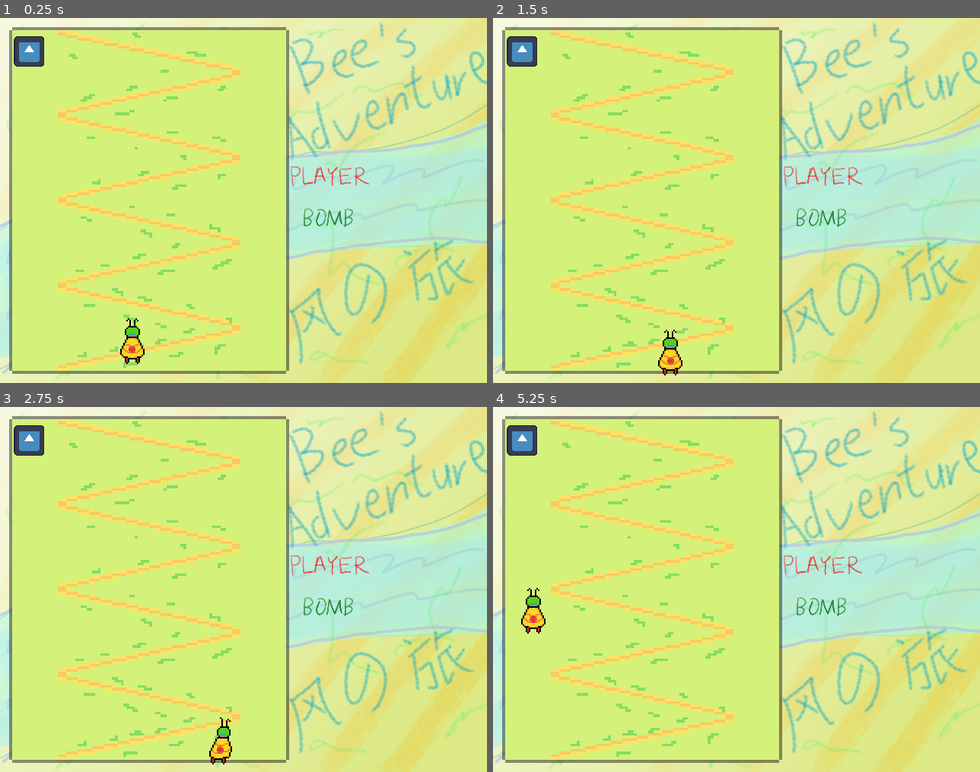
Above: before the commit, frames 1-4 (two rows, left to right).
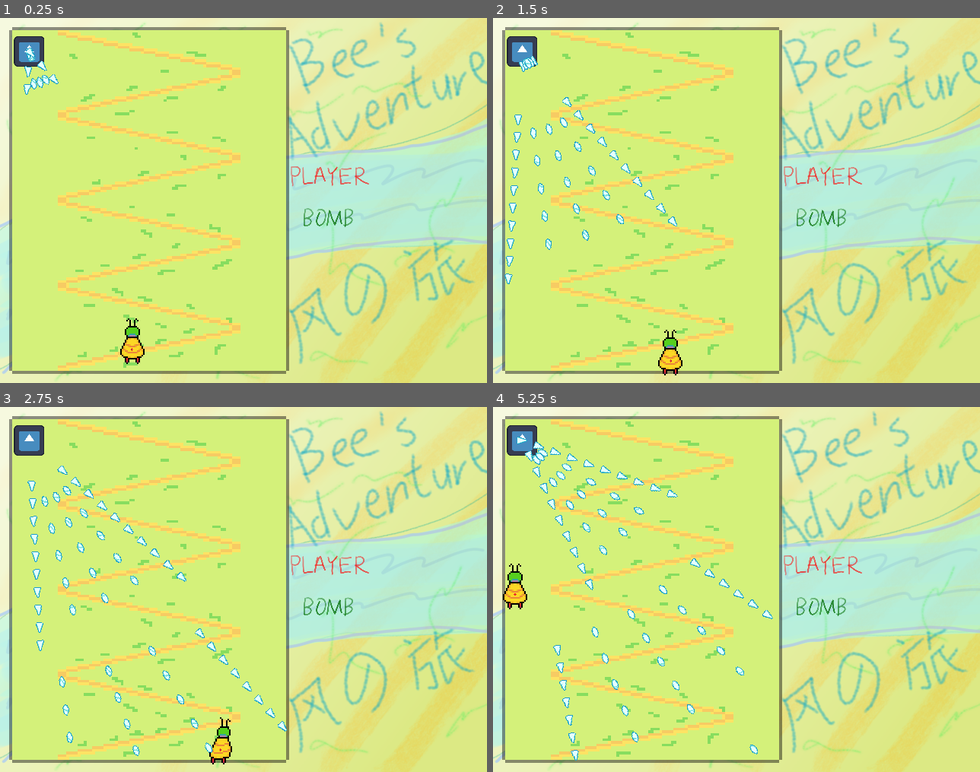
Above: after the commit, the same moments.

Repository: 2192375d/Bee-s-Adventure
Game: Godot game, scene res://game/main-game/main-game.tscn
Two runs of this game, one before a commit and one after it. Both use one fixed random seed, a clock stepped at 60 frames per second and the inputs below. The engine's default icon, where the game draws it, is replaced by a stand-in: a white triangle on a blue panel in a dark square.
Inputs:
- Up to frame 1 (0.25 s): no input
- Up to frame 2 (1.5 s): hold Right (right) 0.53-1.28 s; hold Shift (focus) 0.53-1.28 s; hold Down (down) from 1.28 s (still down); tap Shift (focus) at 1.35 s
- Up to frame 3 (2.75 s): release Down (down) at 2.03 s; hold Right (right) from 2.03 s (still down); hold Shift (focus) from 2.03 s (still down)
- Up to frame 4 (5.25 s): release Right (right) at 2.78 s; release Shift (focus) at 2.78 s; hold Up (up) 2.78-3.53 s; tap Shift (focus) at 2.85, 4.35 s; hold Shift (focus) 3.53-4.28 s; hold Left (left) 3.53-5.03 s; hold Down (down) from 5.03 s (still down); hold Shift (focus) from 5.03 s (still down)

The runs differ from the first frame. In frame 1, 0.3% of the frame differs, in the area x 4-28%, y 8-92%; in frame 2, 1.2%; in frame 3, 1.7%; in frame 4, 2.6%, in the area x 2-58%, y 8-97%.

Commit message:
completed other stuffs

Diff:
--- a/action/action.gd
+++ b/action/action.gd
@@ -2,4 +2,9 @@
 
 extends Resource
 
-@abstract func run(context: ActionContext) -> void
+var actor: Node2D
+
+@abstract func run() -> void
+
+func setup(new_actor: Node2D) -> void:
+	actor = new_actor
--- /dev/null
+++ b/action/action_attack_general1.gd
@@ -0,0 +1,45 @@
+extends Action
+
+
+class_name ActionAttackGeneral1
+
+@export var central_bullet_scene: PackedScene
+@export var side_bullet_scene: PackedScene
+
+@export var delay1: float # for central
+@export var speed1: float # for side
+@export var delay2: float
+@export var speed2: float
+@export var number_of_repeats: int # on central attack
+
+var player_angle: float
+
+var action_complete: bool = false
+
+func central_attack() -> void:
+	const ANGLE = PI / 16
+
+	for i in range(number_of_repeats):
+		Utils.spawn_straight_bullet(actor.position, central_bullet_scene, speed1, player_angle + ANGLE)
+		Utils.spawn_straight_bullet(actor.position, central_bullet_scene, speed1, player_angle - ANGLE)
+		Utils.spawn_straight_bullet(actor.position, central_bullet_scene, speed1, player_angle)
+		await Utils.wait(delay1)
+
+	action_complete = true
+
+func side_attack() -> void:
+	const ANGLE = PI / 8
+
+	while !action_complete:
+		Utils.spawn_straight_bullet(actor.position, side_bullet_scene, speed2, player_angle + ANGLE)
+		Utils.spawn_straight_bullet(actor.position, side_bullet_scene, speed2, player_angle - ANGLE)
+		await Utils.wait(delay2)
+
+func run() -> void:
+	action_complete = false
+	player_angle = Utils.get_player_angle(actor.position)
+	assert(actor != null)
+
+
+	side_attack()
+	await central_attack()
--- a/action/action_context.gd
+++ /dev/null
@@ -1,13 +0,0 @@
-class_name ActionContext
-
-extends RefCounted
-
-var owner: Node2D
-var direction: float = NAN
-
-
-func copy() -> ActionContext:
-	var context: ActionContext = ActionContext.new()
-	context.owner = owner
-	context.direction = direction
-	return context
--- a/action/action_modify_context.gd
+++ /dev/null
@@ -1,20 +0,0 @@
-extends Action
-
-class_name ActionModifyContext
-
-@export var action: Action
-
-func run(context: ActionContext) -> void:
-	assert(action != null)
-	assert(context.owner != null)
-
-	var child_context: ActionContext = context.copy()
-	child_context.direction = _get_direction(context)
-
-	@warning_ignore("redundant_await")
-	await action.run(child_context)
-
-
-func _get_direction(context: ActionContext) -> float:
-	var difference: Vector2 = GameSession.get_player().position - context.owner.position
-	return difference.angle()
--- /dev/null
+++ b/action/action_move.gd
@@ -0,0 +1,7 @@
+extends Action
+
+@export var displacement: Vector2
+
+# Called when the node enters the scene tree for the first time.
+func run() -> void:
+	assert(actor)
--- a/action/action_repeat_action.gd
+++ b/action/action_repeat_action.gd
@@ -6,10 +6,11 @@
 @export var delay: float
 @export var number_of_repeats: int
 
-func run(context: ActionContext) -> void:
+func run() -> void:
 	assert(action != null)
 
 	for i in range(number_of_repeats):
+		action.setup(actor)
 		@warning_ignore("redundant_await")
-		await action.run(context)
+		await action.run()
 		await Utils.wait(delay)
--- a/action/action_run_parallel.gd
+++ b/action/action_run_parallel.gd
@@ -5,7 +5,10 @@
 @export var actions: Array[Action]
 
 
-func run(context: ActionContext) -> void:
+func run() -> void:
+	assert(actor != null)
+
 	for action: Action in actions:
 		assert(action != null)
-		action.run(context)
+		action.setup(actor)
+		action.run()
--- a/action/action_shoot_bullet.gd
+++ b/action/action_shoot_bullet.gd
@@ -1,40 +1,14 @@
-@tool
 extends Action
 class_name ActionShootBullet
 
-enum Mode {
-	FIXED_DIRECTION = 0,
-	CONTEXT_DIRECTION = 1,
-	PLAYER_DIRECTION = 2,
-}
-
 @export var bullet_scene: PackedScene
-@export var mode: Mode = Mode.FIXED_DIRECTION:
-	set(value):
-		mode = value
-		notify_property_list_changed()
 @export var angle: float = PI / 2
 @export var speed: float = 200
 
 
-func _validate_property(property: Dictionary) -> void:
-	if property.name == "angle" and mode != Mode.FIXED_DIRECTION:
-		property.usage = PROPERTY_USAGE_NO_EDITOR
-
-
-func run(context: ActionContext) -> void:
-	assert(context.owner != null)
+func run() -> void:
+	assert(owner != null)
 
 	var bullet: Bullet = bullet_scene.instantiate()
-	bullet.setup(context.owner.position, speed, _get_direction(context))
+	bullet.setup(owner.position, speed, angle)
 	GameSession.get_game().add_child(bullet)
-
-
-func _get_direction(context: ActionContext) -> float:
-	if mode == Mode.CONTEXT_DIRECTION:
-		assert(not is_nan(context.direction))
-		return context.direction
-	if mode == Mode.PLAYER_DIRECTION:
-		var difference: Vector2 = GameSession.get_player().position - context.owner.position
-		return difference.angle()
-	return angle
--- a/action/action_spawn_enemy.gd
+++ b/action/action_spawn_enemy.gd
@@ -12,7 +12,7 @@
 @export var actions: Array[Action]
 @export var hp: int
 
-func run(_context: ActionContext) -> void:
+func run() -> void:
 	var enemy: Enemy = enemy_scene.instantiate()
 	enemy.setup(spawnpoint.get_position(), actions, hp)
 	GameSession.get_game().add_child(enemy)
--- /dev/null
+++ b/action/resources/action_attack_general1.tres
@@ -0,0 +1,16 @@
+[gd_resource type="Resource" script_class="ActionAttackGeneral1" format=3 uid="uid://pub78m0q8a1r"]
+
+[ext_resource type="Script" uid="uid://cw84ppdwqxdnq" path="res://action/action_attack_general1.gd" id="1_hny3b"]
+[ext_resource type="PackedScene" uid="uid://vf5gjkugss73" path="res://bullet/bullet-shard.tscn" id="1_kpkho"]
+[ext_resource type="PackedScene" uid="uid://cbr6n8jecj1l7" path="res://bullet/bullet-spike.tscn" id="3_5npab"]
+
+[resource]
+script = ExtResource("1_hny3b")
+central_bullet_scene = ExtResource("1_kpkho")
+side_bullet_scene = ExtResource("3_5npab")
+delay1 = 0.2
+speed1 = 170.0
+delay2 = 0.1
+speed2 = 200.0
+number_of_repeats = 5
+metadata/_custom_type_script = "uid://cw84ppdwqxdnq"
--- a/action/resources/action_shoot_trial1.tres
+++ /dev/null
@@ -1,11 +0,0 @@
-[gd_resource type="Resource" script_class="ActionModifyContext" format=3 uid="uid://vxhoy4xt8100"]
-
-[ext_resource type="Script" uid="uid://pmx0t0cgl0ib" path="res://action/action_modify_context.gd" id="1_am276"]
-
-[sub_resource type="Resource" id="Resource_am276"]
-script = ExtResource("1_am276")
-metadata/_custom_type_script = "uid://pmx0t0cgl0ib"
-
-[resource]
-script = ExtResource("1_am276")
-action = SubResource("Resource_am276")
--- /dev/null
+++ b/action/resources/action_spawn_enemy_template.tres
@@ -0,0 +1,27 @@
+[gd_resource type="Resource" script_class="ActionSpawnEnemy" format=3 uid="uid://dcg4fiyvpxsgr"]
+
+[ext_resource type="Script" uid="uid://dp28skslf804j" path="res://action/action.gd" id="1_m774a"]
+[ext_resource type="Resource" uid="uid://pub78m0q8a1r" path="res://action/resources/action_attack_general1.tres" id="2_t2cux"]
+[ext_resource type="PackedScene" uid="uid://cl8xwiou2wf3k" path="res://enemy/scenes/enemy.tscn" id="2_wo6a1"]
+[ext_resource type="Script" uid="uid://dj4hhcd7330cv" path="res://action/action_repeat_action.gd" id="3_8iw7h"]
+[ext_resource type="Script" uid="uid://dun0eliyueoin" path="res://action/action_spawn_enemy.gd" id="3_t2cux"]
+[ext_resource type="Script" uid="uid://xy43mn27kw1u" path="res://position_data.gd" id="4_8iw7h"]
+
+[sub_resource type="Resource" id="Resource_bpng5"]
+script = ExtResource("3_8iw7h")
+action = ExtResource("2_t2cux")
+delay = 0.3
+number_of_repeats = 5
+metadata/_custom_type_script = "uid://dj4hhcd7330cv"
+
+[sub_resource type="Resource" id="Resource_dpd4g"]
+script = ExtResource("4_8iw7h")
+metadata/_custom_type_script = "uid://xy43mn27kw1u"
+
+[resource]
+script = ExtResource("3_t2cux")
+enemy_scene = ExtResource("2_wo6a1")
+spawnpoint = SubResource("Resource_dpd4g")
+actions = Array[ExtResource("1_m774a")]([SubResource("Resource_bpng5")])
+hp = 5
+metadata/_custom_type_script = "uid://dun0eliyueoin"
--- a/autoloads/utils.gd
+++ b/autoloads/utils.gd
@@ -3,3 +3,18 @@
 # async function, creates a new timer, waits for time_interval seconds
 func wait(time_interval: float) -> void:
 	await get_tree().create_timer(time_interval).timeout
+
+func spawn_straight_bullet(
+		spawnpoint: Vector2,
+		bullet_scene: PackedScene,
+		speed: float,
+		angle: float
+	) -> void:
+	assert(GameSession.game != null)
+
+	var bullet: Bullet = bullet_scene.instantiate()
+	bullet.setup(spawnpoint, speed, angle)
+	GameSession.get_game().add_child(bullet)
+
+func get_player_angle(current_position: Vector2) -> float:
+	return (GameSession.get_player().position - current_position).angle()
--- a/bullet/bullet-shard.tscn
+++ b/bullet/bullet-shard.tscn
@@ -115,5 +115,4 @@
 sprite_frames = SubResource("SpriteFrames_56lgj")
 frame_progress = 0.9406068
 
-[connection signal="area_entered" from="." to="." method="_on_area_entered"]
 [connection signal="body_entered" from="." to="." method="_on_body_entered"]
--- a/bullet/bullet-spike.tscn
+++ b/bullet/bullet-spike.tscn
@@ -29,5 +29,4 @@
 [node name="CollisionPolygon2D" type="CollisionPolygon2D" parent="." unique_id=1547567186]
 polygon = PackedVector2Array(-6, -4, 6, 0, -6, 4)
 
-[connection signal="area_entered" from="." to="." method="_on_area_entered"]
 [connection signal="body_entered" from="." to="." method="_on_body_entered"]
--- a/bullet/bullet.gd
+++ b/bullet/bullet.gd
@@ -23,5 +23,3 @@
 func _on_body_entered(body: Node2D) -> void:
 	if body.is_in_group("Border"):
 		queue_free()
-	if body is Player:
-		print("player hit!")
--- a/enemy/enemy.gd
+++ b/enemy/enemy.gd
@@ -11,11 +11,9 @@
 	position = spawnpoint
 
 func _ready() -> void:
-	var context: ActionContext = ActionContext.new()
-	context.owner = self
-
 	for action: Action in actions:
+		action.setup(self)
 		@warning_ignore("redundant_await")
-		await action.run(context)
+		await action.run()
 
 	print("enemy: ", self , ", action complete")
--- a/game/chapter/chapter.gd
+++ b/game/chapter/chapter.gd
@@ -6,10 +6,9 @@
 
 func run() -> void:
 	print("chapter: ", self, " started")
-	var context: ActionContext = ActionContext.new()
 
 	for action: Action in actions:
 		@warning_ignore("redundant_await")
-		await action.run(context)
+		await action.run()
 
 	print("chatper: ", self, " ended")
--- a/game/game.tscn
+++ b/game/game.tscn
@@ -4,25 +4,12 @@
 [ext_resource type="Script" uid="uid://cvng41fh2rs6r" path="res://game/chapter/chapter.gd" id="2_4fuuu"]
 [ext_resource type="PackedScene" uid="uid://baxmvecpiqym3" path="res://player/Player.tscn" id="2_vasa2"]
 [ext_resource type="Script" uid="uid://dp28skslf804j" path="res://action/action.gd" id="3_dxrkv"]
-[ext_resource type="PackedScene" uid="uid://cl8xwiou2wf3k" path="res://enemy/scenes/enemy.tscn" id="4_u5opy"]
-[ext_resource type="Script" uid="uid://dun0eliyueoin" path="res://action/action_spawn_enemy.gd" id="5_y36n6"]
-[ext_resource type="Script" uid="uid://xy43mn27kw1u" path="res://position_data.gd" id="6_l8g03"]
+[ext_resource type="Resource" uid="uid://dcg4fiyvpxsgr" path="res://action/resources/action_spawn_enemy_template.tres" id="4_dakft"]
 [ext_resource type="Texture2D" uid="uid://dqvicg7166xwb" path="res://other-assets/background.png" id="8_y36n6"]
 
-[sub_resource type="Resource" id="Resource_y36n6"]
-script = ExtResource("6_l8g03")
-metadata/_custom_type_script = "uid://xy43mn27kw1u"
-
-[sub_resource type="Resource" id="Resource_dakft"]
-script = ExtResource("5_y36n6")
-enemy_scene = ExtResource("4_u5opy")
-spawnpoint = SubResource("Resource_y36n6")
-hp = 2
-metadata/_custom_type_script = "uid://dun0eliyueoin"
-
-[sub_resource type="Resource" id="Resource_l8g03"]
+[sub_resource type="Resource" id="Resource_dxrkv"]
 script = ExtResource("2_4fuuu")
-actions = Array[ExtResource("3_dxrkv")]([SubResource("Resource_dakft")])
+actions = Array[ExtResource("3_dxrkv")]([ExtResource("4_dakft")])
 metadata/_custom_type_script = "uid://cvng41fh2rs6r"
 
 [sub_resource type="RectangleShape2D" id="RectangleShape2D_h7iqs"]
@@ -36,13 +23,14 @@
 
 [node name="Game" type="Node2D" unique_id=1773648866 node_paths=PackedStringArray("player")]
 script = ExtResource("1_vasa2")
-chapters = Array[ExtResource("2_4fuuu")]([SubResource("Resource_l8g03")])
+chapters = Array[ExtResource("2_4fuuu")]([SubResource("Resource_dxrkv")])
 player = NodePath("Player")
 metadata/_custom_type_script = "uid://ysefr2f0r0k5"
 
 [node name="Player" parent="." unique_id=91950019 instance=ExtResource("2_vasa2")]
 z_index = 20
 position = Vector2(180, 400)
+speed = 280.0
 
 [node name="BorderLeft" type="StaticBody2D" parent="." unique_id=671873581 groups=["Border"]]
 position = Vector2(-2, 224)
--- /dev/null
+++ b/game/main-game.tscn
@@ -0,0 +1,20 @@
+[gd_scene format=3 uid="uid://d0hb0r52np432"]
+
+[ext_resource type="PackedScene" uid="uid://c7nys4vbxchxj" path="res://game/game.tscn" id="1_dox7j"]
+[ext_resource type="Texture2D" uid="uid://ds5xvrtbe0hlh" path="res://other-assets/main-game.png" id="2_0r78k"]
+
+[node name="MainGame" type="Control" unique_id=332004519]
+layout_mode = 3
+anchors_preset = 0
+offset_right = 40.0
+offset_bottom = 40.0
+
+[node name="TextureRect" type="TextureRect" parent="." unique_id=1725621398]
+layout_mode = 0
+anchor_right = 16.0
+anchor_bottom = 12.0
+texture = ExtResource("2_0r78k")
+metadata/_edit_use_anchors_ = true
+
+[node name="Game" parent="." unique_id=1773648866 instance=ExtResource("1_dox7j")]
+position = Vector2(16, 16)
--- a/player/Player.tscn
+++ b/player/Player.tscn
@@ -79,7 +79,7 @@
 metadata/_custom_type_script = "uid://dtii8fgd01mp5"
 
 [node name="AnimatedSprite2D2" type="AnimatedSprite2D" parent="HitboxDot" unique_id=862461416]
-scale = Vector2(0.6, 0.6)
+scale = Vector2(0.2, 0.2)
 sprite_frames = SubResource("SpriteFrames_83hs8")
 
 [node name="CollisionShape2D" type="CollisionShape2D" parent="HitboxDot" unique_id=1906681051]
--- a/player/hitbox_dot.gd
+++ b/player/hitbox_dot.gd
@@ -2,6 +2,7 @@
 
 class_name HitboxDot
 
+
 func _on_area_entered(area: Area2D) -> void:
 	if area is Bullet:
 		print("player hit!")
--- a/project.godot
+++ b/project.godot
@@ -19,7 +19,6 @@
 
 GameSession="*uid://cijkp0jr3bi7c"
 Log="*uid://ts02a7pckctx"
-EnemyDB="*uid://cb65amk214q7d"
 Constants="*uid://dl44hewndhgnf"
 Utils="*uid://bxrokalft5y7m"
 
Not shown, added: action/action_attack_general1.gd.uid
Not shown, removed: action/action_context.gd.uid
Not shown, removed: action/action_modify_context.gd.uid
Not shown, added: action/action_move.gd.uid
